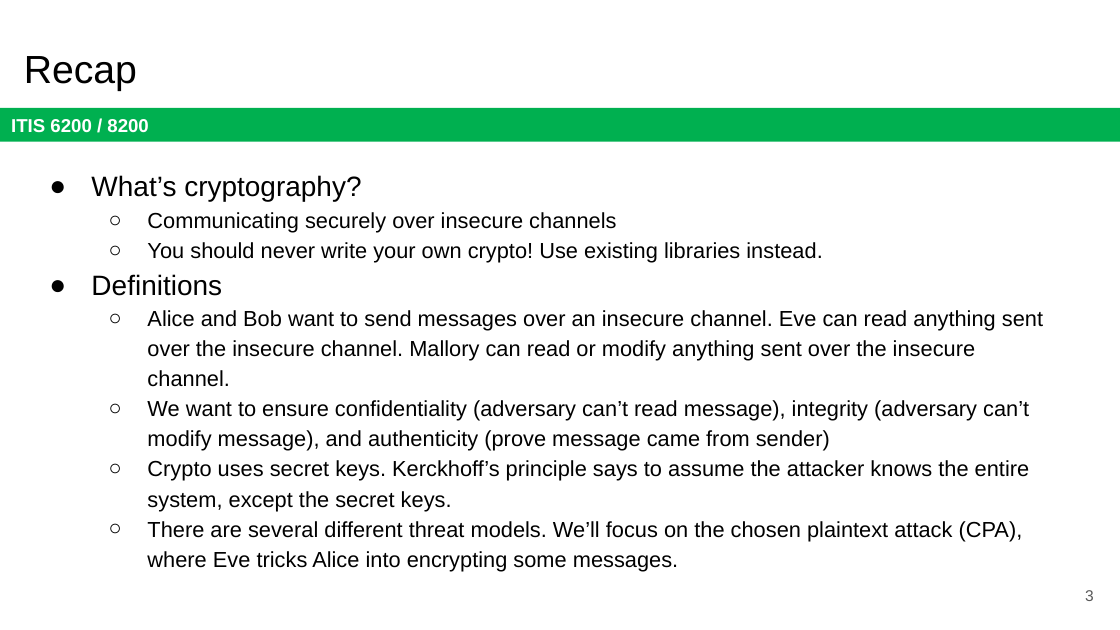
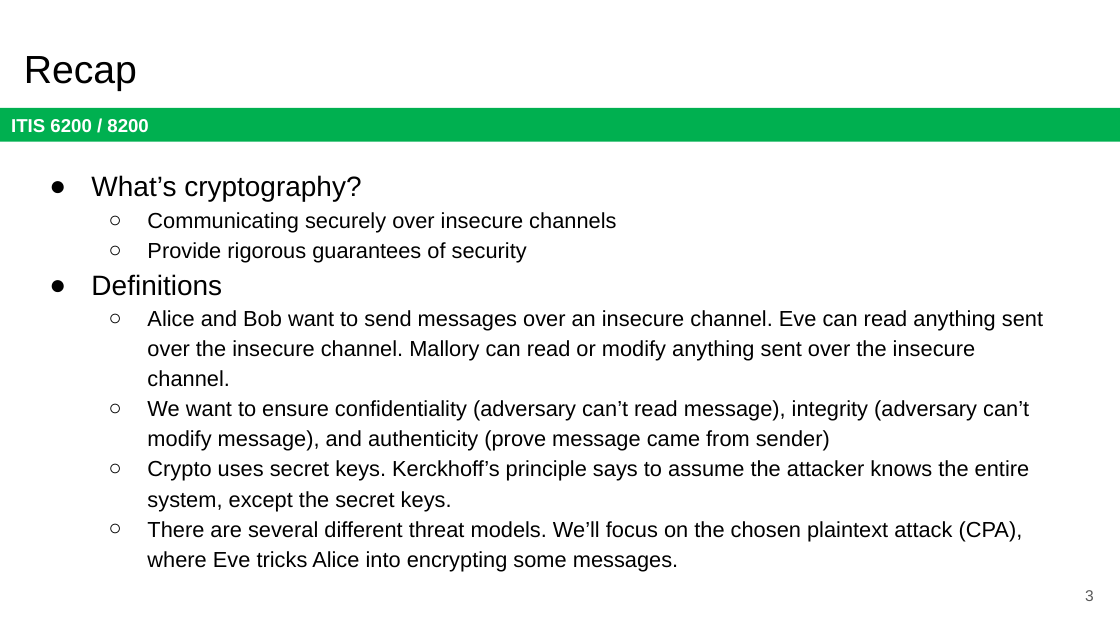
Before and after one commit to jx5c/github.io, a slide deck: slide 3 of teaching/ITIS6200/2023fa/lectures/lec03.pptx. Drawn at 1120x630 pixels with LibreOffice and Linux fonts; fonts in the diff are those of the drawing. Boxes give left, top, right and bottom in pixels: in the first picture for what was removed or moved away, otherwise in the second. Text is boxed around its words. In the diff, an @@ line names an element or a change of style, - is before the commit and + after.

```diff
--- a/teaching/ITIS6200/2023fa/lectures/lec03.pptx
+++ b/teaching/ITIS6200/2023fa/lectures/lec03.pptx
@@ text at [147, 242, 527, 262]: text changed @@
-  ○ You should never write your own crypto! Use existing libraries instead.
+  ○ Provide rigorous guarantees of security
```
Also in this commit, not shown: 25 other slides changed, 1 other file.
